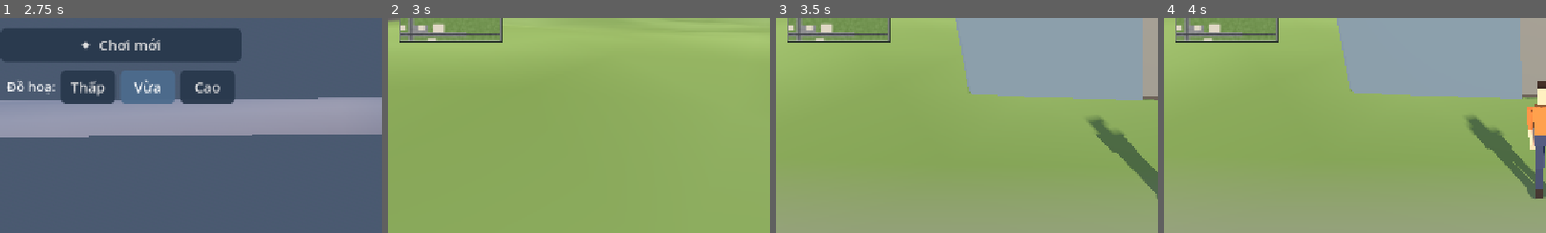
Above: before the commit, frames 1-4 (left to right).
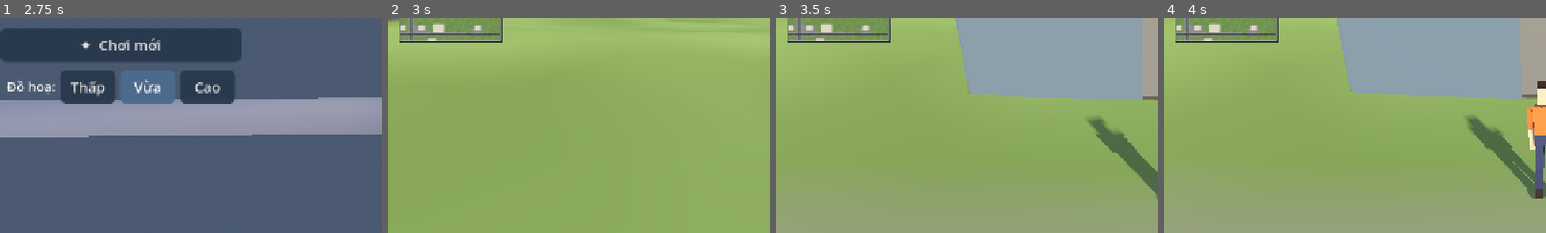
Above: after the commit, the same moments.

Repository: dnganhkiet1206/Game-tu-tao
Game: Godot game, scene res://scenes/main.tscn
Two runs of this game, one before a commit and one after it. Both use one fixed random seed, a clock stepped at 60 frames per second and the inputs below.
Inputs (mouse positions are % of the whole screen's width and height, from its top left):
- Up to frame 1 (2.75 s): drag from (22, 57) to (60, 28) at 0.52 s; drag from (89, 81) to (45, 70) at 1.27 s; move the mouse to (78, 85) at 2.02 s; hold D (move_right) from 2.03 s (still down); tap H (horn) at 2.1 s; click (78, 85) at 2.17 s; tap E (interact) at 2.3 s
- Up to frame 2 (3 s): release D (move_right) at 2.75 s; click "✦ Chơi mới" at 2.75 s
- Up to frame 3 (3.5 s): no input
- Up to frame 4 (4 s): drag from (87, 59) to (20, 35) at 3.52 s
The pictures show only the part of the screen within x 0-50%, y 31-81%; the shares and areas given below are measured in that part.

Frame 1 is identical in both runs. In frame 2, less than 0.1% of the frame differs, in the area x 22-25%, y 3-8%; in frame 3, less than 0.1%; in frame 4, less than 0.1%.
Error in both runs: Invalid access to property or key 'hour_changed' on a base object of type 'Node (day_night.gd)'. (res://src/world/world_builder.gd:35)

Commit message:
Fuel system: gas station, pumps, jerry cans, car trunks + 6 new sounds
- New building 'Trạm Xăng Hòn Gió' on the main street with a canopy on
  posts, two interactive petrol pumps and a small shop (jerry cans,
  snacks) staffed by a scheduled vendor NPC; ⛽ icon on the island map,
  paved forecourt so cars roll off the road onto the pumps
- Per-vehicle fuel: tank size by model (25–40 L), consumption scales
  with throttle and speed, low-fuel warning beep at 15%, engine sputters
  out at 0 (engine_die sound, no propulsion, engine audio fades);
  fuel levels persist through save/load
- Refueling: pump fills the nearest car at 3 L/s and charges 2₫ per
  liter while pouring (stops on full tank, empty wallet, or walking
  away); jerry can (10 L, 25₫) pours into a stalled car straight from
  the interact button
- Trunks: sedans/taxis/hatchbacks get an opening trunk lid with
  open/close sounds; taxis and player-bought cars carry a spare jerry
  can in the trunk
- HUD shows a fuel gauge next to the clock while driving
- InteractZone now supports dynamic prompts (prompt_provider)
- 6 new generated sounds: fuel_pump loop, fuel_pour, trunk_open,
  trunk_close, engine_die, beep_low
- Verified: 0 errors / 0 warnings across 38 files with the semantic
  analyzer

Co-Authored-By: Claude Fable 5 <noreply@anthropic.com>
Claude-Session: https://claude.ai/code/session_01BdGD45Eg1SW9xBVqudgDpY

Diff:
--- a/src/characters/npc_data.gd
+++ b/src/characters/npc_data.gd
@@ -11,6 +11,7 @@
 	{"id": "chu_sau", "name": "Chú Sáu Bào", "role": "vendor", "work": "sawmill", "home": "", "anim": "idle"},
 	{"id": "co_quyen", "name": "Cô Quyên", "role": "vendor", "work": "depot", "home": "house_8", "anim": "idle"},
 	{"id": "di_bay", "name": "Dì Bảy", "role": "vendor", "work": "cafe", "home": "", "anim": "idle"},
+	{"id": "chu_hai_xang", "name": "Chú Hai Xăng", "role": "vendor", "work": "fuel", "home": "house_1", "anim": "idle"},
 	{"id": "y_ta_lan", "name": "Y tá Lan", "role": "vendor", "work": "hospital", "home": "house_2", "anim": "idle"},
 	{"id": "y_ta_hung", "name": "Y tá Hùng", "role": "vendor", "work": "hospital", "home": "house_6", "anim": "idle"},
 
--- a/src/core/game_state.gd
+++ b/src/core/game_state.gd
@@ -16,6 +16,7 @@
 	"ore_gold": {"name": "Quặng vàng", "sell": 150, "buy": 0, "icon": "✨"},
 	"banh_mi": {"name": "Bánh mì", "sell": 3, "buy": 8, "icon": "🥖"},
 	"ca_phe": {"name": "Cà phê sữa", "sell": 4, "buy": 10, "icon": "☕"},
+	"fuel_can": {"name": "Can xăng 10L", "sell": 10, "buy": 25, "icon": "⛽"},
 	"rod": {"name": "Cần câu", "sell": 0, "buy": 60, "icon": "🎣"},
 	"axe": {"name": "Rìu chặt gỗ", "sell": 0, "buy": 90, "icon": "🪓"},
 	"pickaxe": {"name": "Cuốc chim", "sell": 0, "buy": 120, "icon": "⛏"},
@@ -49,6 +50,7 @@
 	"fines_paid": 0,
 }
 var quality: int = 1  # 0 = low, 1 = medium, 2 = high
+var fuel_levels: Dictionary = {}  # vehicle id -> liters, persisted
 var ui_blocked: bool = false  # true while a modal panel / menu / fade owns input
 var player: Node3D = null
 var world: Node3D = null
@@ -147,6 +149,7 @@
 		"house_tier": house_tier,
 		"stats": stats,
 		"quality": quality,
+		"fuel_levels": fuel_levels,
 		"time_hours": DayNight.time_hours,
 		"day": DayNight.day,
 	}
@@ -183,6 +186,7 @@
 	for key in saved_stats:
 		stats[key] = saved_stats[key]
 	quality = int(data.get("quality", 1))
+	fuel_levels = data.get("fuel_levels", {})
 	DayNight.time_hours = float(data.get("time_hours", 8.0))
 	DayNight.day = int(data.get("day", 1))
 	pending_spawn = {}
@@ -198,6 +202,7 @@
 	money = 150
 	inventory = {"rod": 1, "banh_mi": 2}
 	owned_cars = []
+	fuel_levels = {}
 	house_tier = 0
 	for key in stats:
 		stats[key] = 0
--- a/src/main.gd
+++ b/src/main.gd
@@ -77,6 +77,7 @@
 		"Kiếm tiền: câu cá, chặt gỗ, đào quặng, chạy taxi, giao hàng.",
 		"Rìu và cuốc chim bán ở Tạp hoá Cô Ba.",
 		"Về nhà ngủ sau 19:00 để lưu game và sang ngày mới.",
+		"Xe chạy tốn xăng — để ý đồng hồ ⛽ và ghé Trạm Xăng Hòn Gió.",
 	]
 	var delay := 3.0
 	for tip in tips:
--- a/src/ui/big_map.gd
+++ b/src/ui/big_map.gd
@@ -12,6 +12,7 @@
 	"cafe": ["🍜", false],
 	"garage": ["🚗", true],
 	"police": ["🚓", true],
+	"fuel": ["⛽", true],
 	"hospital": ["🏥", true],
 	"market": ["🐟", true],
 	"sawmill": ["🪵", true],
--- a/src/ui/hud.gd
+++ b/src/ui/hud.gd
@@ -310,8 +310,12 @@
 	if player == null or not is_instance_valid(player):
 		return
 	player.move_input = Vector2.ZERO if _blocked_count > 0 else joystick_vector
-	_clock_label.text = "🕐 %s  •  Ngày %d%s" % [DayNight.clock_text(), DayNight.day,
-		"  🌧" if DayNight.rain_amount > 0.3 else ""]
+	var fuel_text := ""
+	if player.state == PlayerCharacter.State.DRIVING and player.vehicle != null:
+		var pct := int(player.vehicle.fuel / player.vehicle.fuel_capacity * 100.0)
+		fuel_text = "  •  ⛽ %d%%%s" % [pct, " ⚠" if pct <= 15 else ""]
+	_clock_label.text = "🕐 %s  •  Ngày %d%s%s" % [DayNight.clock_text(), DayNight.day,
+		"  🌧" if DayNight.rain_amount > 0.3 else "", fuel_text]
 	_minimap.visible = _blocked_count == 0
 	# Sprint auto-off when idle.
 	if joystick_vector.length() < 0.05:
--- a/src/ui/shop_panel.gd
+++ b/src/ui/shop_panel.gd
@@ -97,6 +97,10 @@
 			_title.text = "🍚 Quán Cơm Hải Âu"
 			for item_id in ["banh_mi", "ca_phe"]:
 				_buy_row(item_id)
+		"fuel_shop":
+			_title.text = "⛽ Trạm Xăng Hòn Gió"
+			for item_id in ["fuel_can", "banh_mi", "ca_phe"]:
+				_buy_row(item_id)
 		"garage":
 			_title.text = "🚗 Gara Chú Tư"
 			for car_id in Game.CAR_CATALOG:
--- a/src/vehicles/vehicle.gd
+++ b/src/vehicles/vehicle.gd
@@ -5,12 +5,14 @@
 ## with speed pitch, headlights at night. Parked cars sleep (no physics).
 
 const KINDS := {
-	"taxi": {"color": Color(0.95, 0.78, 0.1), "top_speed": 17.0, "accel": 9.0, "seats_sign": true},
-	"civic": {"color": Color(0.4, 0.55, 0.7), "top_speed": 17.0, "accel": 8.5, "seats_sign": false},
-	"pickup": {"color": Color(0.45, 0.5, 0.4), "top_speed": 15.0, "accel": 8.0, "seats_sign": false},
-	"minica": {"color": Color(0.85, 0.35, 0.2), "top_speed": 16.0, "accel": 8.5, "seats_sign": false},
-	"sedan": {"color": Color(0.15, 0.4, 0.75), "top_speed": 22.0, "accel": 11.0, "seats_sign": false},
+	"taxi": {"color": Color(0.95, 0.78, 0.1), "top_speed": 17.0, "accel": 9.0, "tank": 35.0},
+	"civic": {"color": Color(0.4, 0.55, 0.7), "top_speed": 17.0, "accel": 8.5, "tank": 30.0},
+	"pickup": {"color": Color(0.45, 0.5, 0.4), "top_speed": 15.0, "accel": 8.0, "tank": 40.0},
+	"minica": {"color": Color(0.85, 0.35, 0.2), "top_speed": 16.0, "accel": 8.5, "tank": 25.0},
+	"sedan": {"color": Color(0.15, 0.4, 0.75), "top_speed": 22.0, "accel": 11.0, "tank": 35.0},
 }
+
+const CAN_LITERS := 10.0
 
 const STEER_SPEED := 1.9
 const BRAKE_DECEL := 14.0
@@ -29,6 +31,18 @@
 var ai_route: Array = []
 var _ai_index := 0
 var _ai_step := 1
+
+# Fuel. AI/display cars never consume.
+var fuel := 20.0
+var fuel_capacity := 30.0
+var _fuel_warned := false
+var _engine_dead := false
+var _fuel_saved_at := 0.0
+
+# Trunk (not on pickups — they have an open bed).
+var is_trunk_open := false
+var trunk_has_can := false
+var _trunk: Node3D = null
 
 var _door_l: Node3D
 var _wheels: Array[Node3D] = []
@@ -72,6 +86,11 @@
 	_engine.max_distance = 60.0
 	_engine.volume_db = -60.0
 	add_child(_engine)
+
+	fuel_capacity = KINDS[kind].tank
+	fuel = float(Game.fuel_levels.get(vid, fuel_capacity * 0.65))
+	_fuel_saved_at = fuel
+	trunk_has_can = owner_tag == "player" or kind == "taxi"
 
 	if owner_tag == "display":
 		# Showroom car: not enterable, shows its price tag instead.
@@ -87,7 +106,10 @@
 		add_child(tag)
 	else:
 		var zone := InteractZone.make(Vector3(1.35, 0.8, 0.4), 1.5, _door_prompt(), _on_enter_requested)
+		zone.prompt_provider = _door_prompt
 		add_child(zone)
+		if kind != "pickup":
+			_build_trunk()
 
 	set_physics_process(false)
 	DayNight.hour_changed.connect(func(_h: int) -> void: _update_lights())
@@ -95,9 +117,94 @@
 
 
 func _door_prompt() -> String:
+	if fuel <= 2.0 and Game.count_item("fuel_can") > 0 and driver == null:
+		return "Đổ can xăng (+%dL)" % int(CAN_LITERS)
 	if owner_tag == "npc":
 		return "Cướp xe ⚠"
 	return "Lái xe"
+
+
+func _build_trunk() -> void:
+	_trunk = Node3D.new()
+	_trunk.position = Vector3(0, 0.88, -1.16)
+	var lid := MeshInstance3D.new()
+	lid.mesh = Humanoid._box(Vector3(1.6, 0.07, 0.82))
+	lid.material_override = Palette.mat(KINDS[kind].color.darkened(0.08))
+	lid.position = Vector3(0, 0, -0.41)
+	_trunk.add_child(lid)
+	add_child(_trunk)
+	var zone := InteractZone.make(Vector3(0, 0.8, -2.3), 1.35, "Mở cốp", _on_trunk_interact)
+	zone.prompt_provider = _trunk_prompt
+	add_child(zone)
+
+
+func _trunk_prompt() -> String:
+	if driver != null:
+		return ""
+	if not is_trunk_open:
+		return "Mở cốp"
+	if trunk_has_can:
+		return "Lấy can xăng"
+	return "Đóng cốp"
+
+
+func _on_trunk_interact(_player: Node3D) -> void:
+	if driver != null:
+		return
+	if not is_trunk_open:
+		_set_trunk(true)
+	elif trunk_has_can:
+		trunk_has_can = false
+		Game.add_item("fuel_can", 1)
+		Audio.play_at("pickup", global_position, -2.0)
+		Events.toast.emit("Lấy can xăng dự phòng từ cốp xe")
+	else:
+		_set_trunk(false)
+
+
+func _set_trunk(open: bool) -> void:
+	is_trunk_open = open
+	var tween := create_tween()
+	tween.set_trans(Tween.TRANS_CUBIC)
+	tween.set_ease(Tween.EASE_OUT)
+	tween.tween_property(_trunk, "rotation:x", deg_to_rad(-72.0) if open else 0.0, 0.4)
+	Audio.play_at("trunk_open" if open else "trunk_close", to_global(Vector3(0, 0.9, -1.9)), -2.0)
+
+
+# --- fuel -----------------------------------------------------------------------
+
+func refuel(liters: float) -> void:
+	fuel = minf(fuel + liters, fuel_capacity)
+	_save_fuel()
+	if fuel > 0.5:
+		_fuel_warned = false
+		if _engine_dead:
+			_engine_dead = false
+			if driver != null:
+				Audio.play_at("car_start", global_position, 0.0)
+
+
+func _save_fuel() -> void:
+	Game.fuel_levels[vid] = fuel
+	_fuel_saved_at = fuel
+
+
+func _consume_fuel(delta: float, throttle: float, top: float) -> void:
+	if fuel <= 0.0:
+		return
+	var burn := 0.012 + absf(throttle) * 0.05 + absf(speed) / top * 0.02
+	fuel = maxf(fuel - burn * delta, 0.0)
+	if absf(_fuel_saved_at - fuel) > 0.5:
+		_save_fuel()
+	if not _fuel_warned and fuel < fuel_capacity * 0.15:
+		_fuel_warned = true
+		Audio.play_ui("beep_low")
+		Events.toast.emit("⛽ Sắp hết xăng! Ghé Trạm Xăng Hòn Gió.")
+	if fuel <= 0.0 and not _engine_dead:
+		_engine_dead = true
+		_save_fuel()
+		Audio.play_at("engine_die", global_position, 2.0)
+		Events.toast.emit("Hết xăng! Dùng can xăng hoặc gọi trợ giúp ở trạm xăng.")
 
 
 func _build_visual() -> void:
@@ -197,6 +304,13 @@
 func _on_enter_requested(player: Node3D) -> void:
 	if driver != null or not player is PlayerCharacter:
 		return
+	# Empty tank + a jerry can in hand: pour instead of entering.
+	if fuel <= 2.0 and Game.count_item("fuel_can") > 0:
+		if Game.remove_item("fuel_can", 1):
+			Audio.play_at("fuel_pour", global_position, 0.0)
+			refuel(CAN_LITERS)
+			Events.toast.emit("Đã đổ %dL xăng từ can" % int(CAN_LITERS))
+		return
 	# A patrolling AI car pulls over immediately — the seat must hold still
 	# while the enter animation plays.
 	if not ai_route.is_empty():
@@ -296,8 +410,14 @@
 	driver = p_driver
 	ai_route = []  # a stolen patrol car stays stolen
 	close_door()
+	if is_trunk_open:
+		_set_trunk(false)
 	set_physics_process(true)
-	Audio.play_at("car_start", global_position, 0.0)
+	if fuel > 0.0:
+		Audio.play_at("car_start", global_position, 0.0)
+	else:
+		Audio.play_at("engine_die", global_position, 0.0)
+		Events.toast.emit("Xe này hết xăng — cần can xăng hoặc trạm xăng.")
 	_engine.play()
 	_update_lights()
 
@@ -351,6 +471,11 @@
 			if absf(jv.y) > 0.5 and absf(throttle) < 0.1:
 				throttle = -signf(jv.y)
 
+	# Fuel: burn while the engine runs; a dead engine gives no drive.
+	_consume_fuel(delta, throttle, top)
+	if fuel <= 0.0:
+		throttle = 0.0
+
 	# Speed integration.
 	if throttle > 0.0:
 		speed = move_toward(speed, top, accel * delta)
@@ -407,6 +532,9 @@
 	if Input.is_action_just_pressed("horn"):
 		Audio.play_at("car_horn", global_position, 2.0)
 
-	# Engine sound follows speed.
-	_engine.pitch_scale = 0.75 + clampf(absf(speed) / top, 0.0, 1.0) * 0.85
-	_engine.volume_db = lerpf(-14.0, -4.0, clampf(absf(speed) / top, 0.0, 1.0) + absf(throttle) * 0.25)
+	# Engine sound follows speed; a dead engine is silent.
+	if fuel <= 0.0:
+		_engine.volume_db = lerpf(_engine.volume_db, -60.0, minf(delta * 4.0, 1.0))
+	else:
+		_engine.pitch_scale = 0.75 + clampf(absf(speed) / top, 0.0, 1.0) * 0.85
+		_engine.volume_db = lerpf(-14.0, -4.0, clampf(absf(speed) / top, 0.0, 1.0) + absf(throttle) * 0.25)
--- a/src/world/building.gd
+++ b/src/world/building.gd
@@ -110,7 +110,7 @@
 
 func _roof(w: float, h: float, d: float, _wall: Color) -> void:
 	var kind_id: String = data.kind
-	var flat := kind_id in ["garage", "police", "hospital", "market", "depot", "shop"]
+	var flat := kind_id in ["garage", "police", "hospital", "market", "depot", "shop", "fuel"]
 	if flat:
 		var roof_c := Color(0.45, 0.44, 0.42)
 		Props.add_box(_st, Vector3(0, h + 0.12, 0), Vector3(w + 0.5, 0.24, d + 0.5), roof_c)
@@ -257,6 +257,12 @@
 			_counter(Vector3(w * 0.5 - 1.4, 0, -d * 0.5 + 1.2), 2.2)
 			markers["vendor"] = Vector3(w * 0.5 - 1.4, 0.15, -d * 0.5 + 0.7)
 			markers["counter"] = Vector3(w * 0.5 - 1.4, 0.15, -d * 0.5 + 2.2)
+		"fuel":
+			_counter(Vector3(0, 0, -d * 0.5 + 1.2), w * 0.5)
+			_shelf(Vector3(-w * 0.5 + 0.5, 0, 0.6), PI * 0.5)
+			_crate(Vector3(w * 0.5 - 0.9, 0, 0.9), Color(0.85, 0.28, 0.24))
+			markers["vendor"] = Vector3(0, 0.15, -d * 0.5 + 0.6)
+			markers["counter"] = Vector3(0, 0.15, -d * 0.5 + 2.2)
 		"depot":
 			_counter(Vector3(0, 0, -d * 0.5 + 1.2), w * 0.5)
 			_crate(Vector3(-w * 0.5 + 0.8, 0, 1.2), Color(0.78, 0.47, 0.26))
--- /dev/null
+++ b/src/world/fuel_pump.gd
@@ -0,0 +1,113 @@
+class_name FuelPump
+extends StaticBody3D
+## A petrol pump: interact to start/stop filling the nearest car.
+## Charges per liter while pouring; stops on full tank, empty wallet,
+## or when the car / player walks away.
+
+const PRICE_PER_LITER := 2
+const FILL_RATE := 3.0     # liters per second
+const CAR_RANGE := 7.0
+
+var _active_vehicle: Vehicle = null
+var _player: Node3D = null
+var _liter_accum := 0.0
+var _pump_audio: AudioStreamPlayer3D
+
+
+func _ready() -> void:
+	collision_layer = Layers.WORLD
+	collision_mask = 0
+	var st := Props.begin()
+	var red := Color(0.85, 0.28, 0.24)
+	Props.add_box(st, Vector3(0, 0.09, 0), Vector3(1.1, 0.18, 0.7), Color(0.45, 0.45, 0.46))
+	Props.add_box(st, Vector3(0, 0.7, 0), Vector3(0.55, 1.1, 0.4), red)
+	Props.add_box(st, Vector3(0, 1.02, 0.21), Vector3(0.4, 0.3, 0.03), Color(0.92, 0.93, 0.95))
+	Props.add_box(st, Vector3(0, 1.3, 0), Vector3(0.6, 0.12, 0.45), red.darkened(0.15))
+	Props.add_box(st, Vector3(0.31, 0.75, 0), Vector3(0.08, 0.3, 0.14), Color(0.15, 0.15, 0.17))
+	var mesh := MeshInstance3D.new()
+	mesh.mesh = Props.commit(st)
+	add_child(mesh)
+	var col := CollisionShape3D.new()
+	var shape := BoxShape3D.new()
+	shape.size = Vector3(0.8, 1.5, 0.6)
+	col.shape = shape
+	col.position = Vector3(0, 0.75, 0)
+	add_child(col)
+
+	var zone := InteractZone.make(Vector3(0, 0.8, 0), 2.0, "", _on_interact)
+	zone.prompt_provider = _prompt
+	add_child(zone)
+
+	_pump_audio = AudioStreamPlayer3D.new()
+	_pump_audio.stream = Audio.get_loop_stream("fuel_pump")
+	_pump_audio.unit_size = 4.0
+	_pump_audio.max_distance = 25.0
+	add_child(_pump_audio)
+	set_process(false)
+
+
+func _prompt() -> String:
+	if _active_vehicle != null:
+		return "Ngừng bơm"
+	return "Đổ xăng (%d₫/L)" % PRICE_PER_LITER
+
+
+func _on_interact(player: Node3D) -> void:
+	if _active_vehicle != null:
+		_stop()
+		return
+	var best: Vehicle = null
+	var best_d := CAR_RANGE
+	for car in get_tree().get_nodes_in_group("vehicle"):
+		if not car is Vehicle or (car as Vehicle).owner_tag == "display":
+			continue
+		var d: float = car.global_position.distance_to(global_position)
+		if d < best_d:
+			best_d = d
+			best = car
+	if best == null:
+		Events.toast.emit("Đưa xe lại gần trụ xăng đã nhé.")
+		Audio.play_ui("denied")
+		return
+	if best.fuel >= best.fuel_capacity - 0.1:
+		Events.toast.emit("Bình xăng xe này đầy rồi.")
+		return
+	_active_vehicle = best
+	_player = player
+	_liter_accum = 0.0
+	_pump_audio.play()
+	set_process(true)
+
+
+func _stop() -> void:
+	if _active_vehicle != null and _liter_accum > 0.0:
+		Events.toast.emit("⛽ Đã đổ xăng — bình còn %d%%" % int(_active_vehicle.fuel / _active_vehicle.fuel_capacity * 100.0))
+	_active_vehicle = null
+	_player = null
+	_pump_audio.stop()
+	set_process(false)
+
+
+func _process(delta: float) -> void:
+	if _active_vehicle == null or not is_instance_valid(_active_vehicle):
+		_stop()
+		return
+	# Walked or drove away? Shut the pump off.
+	if _active_vehicle.global_position.distance_to(global_position) > CAR_RANGE + 1.0 \
+			or absf(_active_vehicle.speed) > 0.5 \
+			or (_player != null and is_instance_valid(_player)
+				and _player.global_position.distance_to(global_position) > 5.0):
+		_stop()
+		return
+	_liter_accum += FILL_RATE * delta
+	while _liter_accum >= 1.0:
+		_liter_accum -= 1.0
+		if _active_vehicle.fuel >= _active_vehicle.fuel_capacity - 0.05:
+			Events.toast.emit("⛽ Bình đầy!")
+			Audio.play_ui("cash")
+			_stop()
+			return
+		if not Game.try_spend(PRICE_PER_LITER):
+			_stop()
+			return
+		_active_vehicle.refuel(1.0)
--- a/src/world/interact_zone.gd
+++ b/src/world/interact_zone.gd
@@ -6,6 +6,8 @@
 var prompt: String = "Tương tác"
 var callback: Callable = Callable()
 var enabled: bool = true
+## Optional dynamic prompt; overrides `prompt` when set.
+var prompt_provider: Callable = Callable()
 
 
 static func make(pos: Vector3, radius: float, p_prompt: String, p_callback: Callable) -> InteractZone:
@@ -25,6 +27,8 @@
 
 
 func get_prompt() -> String:
+	if prompt_provider.is_valid():
+		return prompt_provider.call()
 	return prompt
 
 
--- a/src/world/map_layout.gd
+++ b/src/world/map_layout.gd
@@ -47,6 +47,7 @@
 	{"id": "market", "kind": "market", "name": "Chợ Cá Bến Sóng", "pos": Vector2(170, 420), "size": Vector3(14, 4.2, 10), "rot": 180.0, "color": Color(0.62, 0.78, 0.86)},
 	{"id": "sawmill", "kind": "sawmill", "name": "Xưởng Gỗ Sáu Bào", "pos": Vector2(300, 207), "size": Vector3(16, 4.6, 10), "rot": 0.0, "color": Color(0.78, 0.62, 0.45)},
 	{"id": "depot", "kind": "depot", "name": "Trạm Thu Quặng", "pos": Vector2(622, 540), "size": Vector3(12, 4.2, 8), "rot": 90.0, "color": Color(0.66, 0.6, 0.55)},
+	{"id": "fuel", "kind": "fuel", "name": "Trạm Xăng Hòn Gió", "pos": Vector2(566, 384), "size": Vector3(9, 3.8, 7), "rot": 0.0, "color": Color(0.92, 0.4, 0.32)},
 	{"id": "town_house_1", "kind": "home", "name": "", "pos": Vector2(378, 384), "size": Vector3(10, 4.4, 8), "rot": 0.0, "color": Color(0.9, 0.86, 0.7)},
 	{"id": "town_house_2", "kind": "home", "name": "", "pos": Vector2(426, 384), "size": Vector3(10, 4.6, 8), "rot": 0.0, "color": Color(0.85, 0.72, 0.6)},
 	{"id": "player_home", "kind": "player_home", "name": "Nhà Của Bạn", "pos": Vector2(500, 284), "size": Vector3(11, 4.2, 8.5), "rot": 0.0, "color": Color(0.86, 0.89, 0.82)},
--- a/src/world/terrain.gd
+++ b/src/world/terrain.gd
@@ -124,6 +124,9 @@
 		return Surf.PAVEMENT
 	# Town plaza around the crossing.
 	if x > 404.0 and x < 444.0 and z > 376.0 and z < 397.0:
+		return Surf.PAVEMENT
+	# Gas-station forecourt (cars roll off the road onto the pumps).
+	if x > 552.0 and x < 580.0 and z > 387.0 and z < 397.0:
 		return Surf.PAVEMENT
 	var qd := Vector2(x, z).distance_to(MapLayout.QUARRY_CENTER)
 	if qd < 58.0:
--- a/src/world/world_builder.gd
+++ b/src/world/world_builder.gd
@@ -349,6 +349,8 @@
 		bench.rotation.y = spot[1]
 		add_child(bench)
 
+	_build_fuel_forecourt()
+
 	# Log pile beside the sawmill.
 	var pile := StaticBody3D.new()
 	pile.collision_layer = Layers.WORLD
@@ -366,6 +368,48 @@
 	add_child(pile)
 
 
+## Gas-station forecourt: canopy on four posts + two pumps facing the road.
+func _build_fuel_forecourt() -> void:
+	var center := Vector2(566.0, 392.0)
+	var ground := terrain.height_at(center.x, center.y)
+	var st := Props.begin()
+	var post := Color(0.75, 0.76, 0.78)
+	for sx in [-4.6, 4.6]:
+		for sz in [-2.2, 2.2]:
+			Props.add_cylinder(st, Vector3(sx, 0, sz), 0.14, 0.12, 3.4, 6, post, false)
+	Props.add_box(st, Vector3(0, 3.55, 0), Vector3(11.5, 0.3, 6.0), Color(0.92, 0.4, 0.32))
+	Props.add_box(st, Vector3(0, 3.42, 0), Vector3(11.7, 0.06, 6.2), Color(0.95, 0.95, 0.9))
+	var canopy := StaticBody3D.new()
+	canopy.collision_layer = Layers.WORLD
+	canopy.collision_mask = 0
+	var mesh := MeshInstance3D.new()
+	mesh.mesh = Props.commit(st)
+	canopy.add_child(mesh)
+	var roof_col := CollisionShape3D.new()
+	var roof_shape := BoxShape3D.new()
+	roof_shape.size = Vector3(11.5, 0.4, 6.0)
+	roof_col.shape = roof_shape
+	roof_col.position = Vector3(0, 3.55, 0)
+	canopy.add_child(roof_col)
+	for sx in [-4.6, 4.6]:
+		for sz in [-2.2, 2.2]:
+			var post_col := CollisionShape3D.new()
+			var post_shape := CylinderShape3D.new()
+			post_shape.radius = 0.15
+			post_shape.height = 3.4
+			post_col.shape = post_shape
+			post_col.position = Vector3(sx, 1.7, sz)
+			canopy.add_child(post_col)
+	canopy.position = Vector3(center.x, ground, center.y)
+	add_child(canopy)
+
+	for sx in [-2.6, 2.6]:
+		var pump := FuelPump.new()
+		pump.position = Vector3(center.x + sx, ground, center.y)
+		pump.rotation.y = PI * 0.5
+		add_child(pump)
+
+
 # --- interact zones ---------------------------------------------------------------------
 
 func _build_interact_zones() -> void:
@@ -376,6 +420,7 @@
 	_counter_zone("sawmill", "Bán gỗ", func(_p: Node3D) -> void: Events.shop_requested.emit("sell_wood"))
 	_counter_zone("depot", "Bán quặng", func(_p: Node3D) -> void: Events.shop_requested.emit("sell_ore"))
 	_counter_zone("police", "Nộp phạt", func(_p: Node3D) -> void: Events.shop_requested.emit("police"))
+	_counter_zone("fuel", "Mua đồ", func(_p: Node3D) -> void: Events.shop_requested.emit("fuel_shop"))
 	_counter_zone("hospital", "Khám bệnh", func(_p: Node3D) -> void: Events.shop_requested.emit("hospital"))
 
 	_add_home_zones()
Not shown, changed: DESIGN.md
Not shown, added: assets/audio/beep_low.wav
Not shown, added: assets/audio/engine_die.wav
Not shown, added: assets/audio/fuel_pour.wav
Not shown, added: assets/audio/fuel_pump.wav
Not shown, added: assets/audio/trunk_close.wav
Not shown, added: assets/audio/trunk_open.wav
